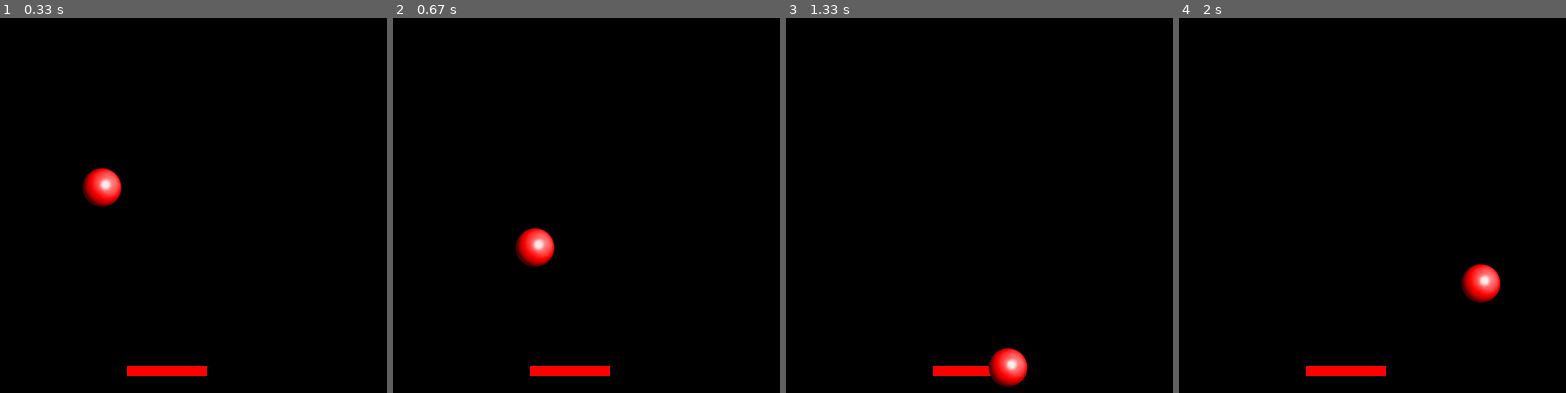
Above: before the commit, frames 1-4 (left to right).
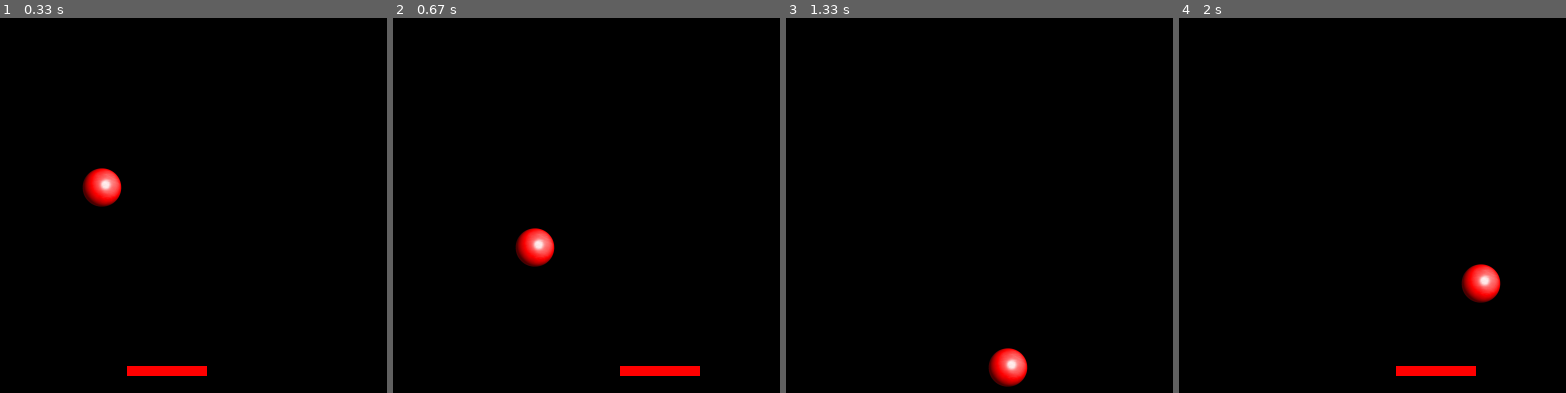
Above: after the commit, the same moments.

Repository: JimAtLang/PygamePong
Game: pygame game, started from Main.py
Same seed, same stepped clock (60 frames per second), same inputs: the game is played once before the commit and once after it.
Inputs:
- Up to frame 1 (0.33 s): no input
- Up to frame 2 (0.67 s): hold Right from 0.33 s (still down)
- Up to frame 3 (1.33 s): release Right at 0.8 s; hold Right 0.83-1.3 s
- Up to frame 4 (2 s): hold Left 1.33-1.87 s; hold Left from 1.9 s (still down)

Frame 1 is identical in both runs. In frame 2, 1.1% of the frame differs, in the area x 35-80%, y 92-96%; in frame 3, 0.4%; in frame 4, 1.1%.

Commit message:
ball bounce off paddle

Diff:
--- a/Main.py
+++ b/Main.py
@@ -16,19 +16,22 @@
     for event in pygame.event.get():
         if event.type == QUIT:
             quit()
-        if event.type == pygame.KEYDOWN:
-            if event.key == pygame.K_LEFT:
-                paddle.rect.x -= 10
-            if event.key == pygame.K_RIGHT:
-                paddle.rect.x += 10
 
+
+    keys = pygame.key.get_pressed()
+    if keys[pygame.K_RIGHT]:
+        paddle.rect.x += 5
+    if keys[pygame.K_LEFT]:
+        paddle.rect.x -= 5
     screen.fill((0,0,0))
     ball.update()
     paddle.draw(screen)
     if ball.rect.left < 0 or ball.rect.right > screen.get_width():
         ball.vx = -ball.vx
     if ball.rect.top < 0 or ball.rect.bottom > screen.get_height():
-        ball.vy = - ball.vy
+        ball.vy = -ball.vy
+    if pygame.Rect.colliderect(ball.rect, paddle.rect):
+        ball.vy = -abs(ball.vy)
     screen.blit(ball.image, ball.rect)
     pygame.display.flip()
     clock.tick(60)
